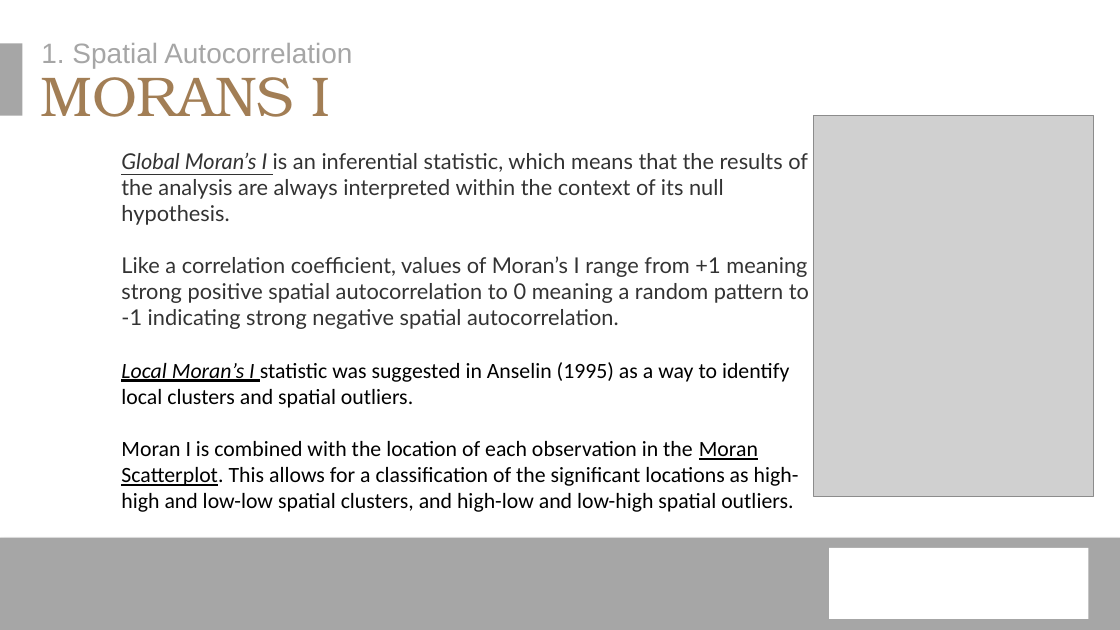
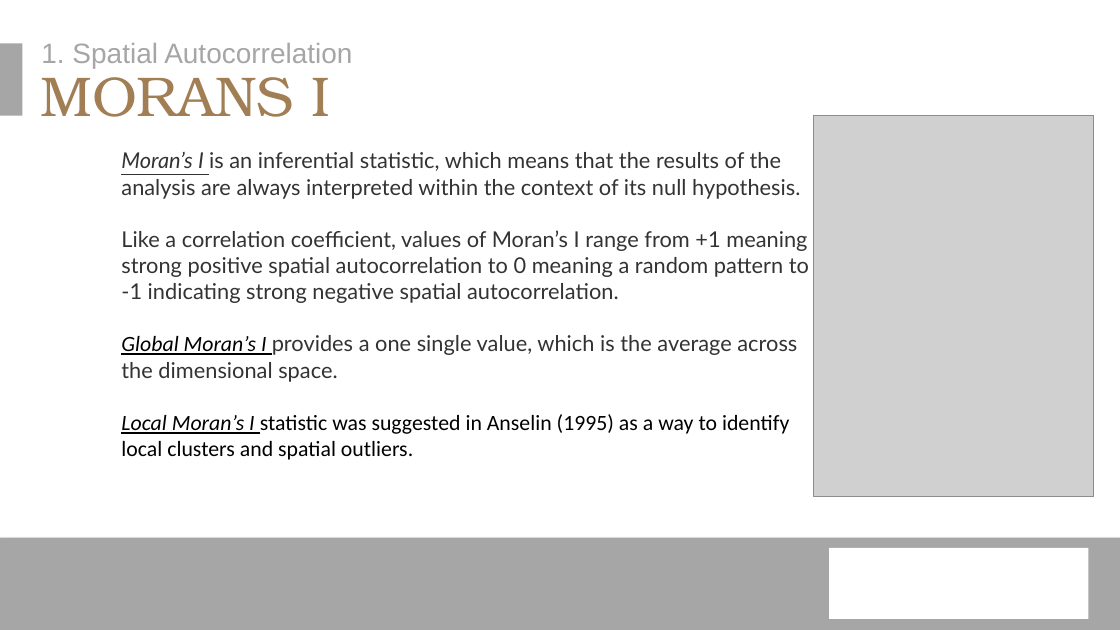
Before and after one commit to erichseamon/BCB503_advanced_geospatial_workshop, a slide deck: slide 7 of doc/BCB_Intro_Advanced_Analysis_1_2021.pptx (slide 6 before the commit). Drawn at 1120x630 pixels with LibreOffice and Linux fonts; fonts in the diff are those of the drawing; grey boxes stand for pictures; background and template pictures are left out. Boxes give left, top, right and bottom in pixels: in the first picture for what was removed or moved away, otherwise in the second. Text is boxed around its words. In the diff, an @@ line names an element or a change of style, - is before the commit and + after.

Commit message:
updated SAC and presentation apr 27

```diff
--- a/doc/BCB_Intro_Advanced_Analysis_1_2021.pptx
+++ b/doc/BCB_Intro_Advanced_Analysis_1_2021.pptx
@@ text at bbox=[121, 152, 800, 199]: text changed @@
-Global Moran’s I is an inferential statistic, which means that the results of the analysis are always interpreted within the context of its null hypothesis.
+Moran’s I is an inferential statistic, which means that the results of the analysis are always interpreted within the context of its null hypothesis.
@@ text at bbox=[121, 335, 797, 382]: paragraph added @@
+Global Moran’s I provides a one single value, which is the average across the dimensional space.
@@ text at bbox=[121, 441, 799, 511]: paragraph removed @@
-Moran I is combined with the location of each observation in the Moran Scatterplot. This allows for a classification of the significant locations as high-high and low-low spatial clusters, and high-low and low-high spatial outliers.
```
Also in this commit, not shown: 1 slide added, 1 slide removed, 1 other file.
